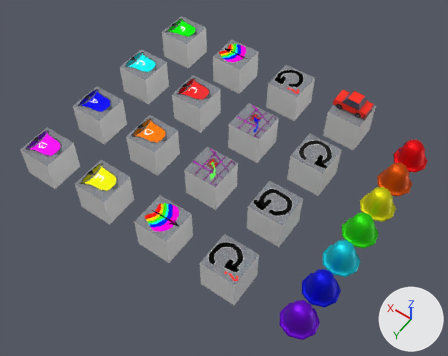
The Blender file models.blend, before and after one commit.
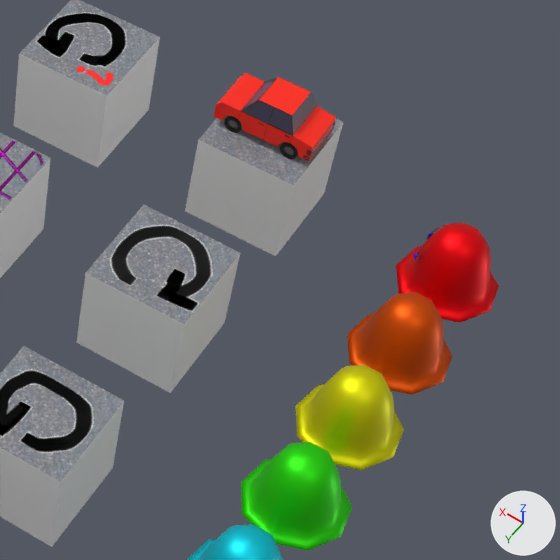
There are two pictures of each version: one whole from a 50 mm lens placed at (-3.75, 12.67, 13.65), pointed at (2.35, 4.14, 0.24), one close up on the part from 58% to 100% of the width and 18% to 71% of the height. The lights are fixed; the arrows at lower right show +X, +Y and +Z.

The first close-up shows 'bell C', 'bell D', 'bell E', 'bell F', 'bell G', 'car', 'cmd 00 empty', 'cmd 01 right', 'cmd 02 left', 'cmd 04 left if', 'cmd 05 take'.
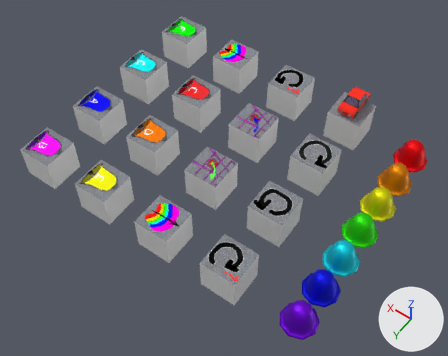
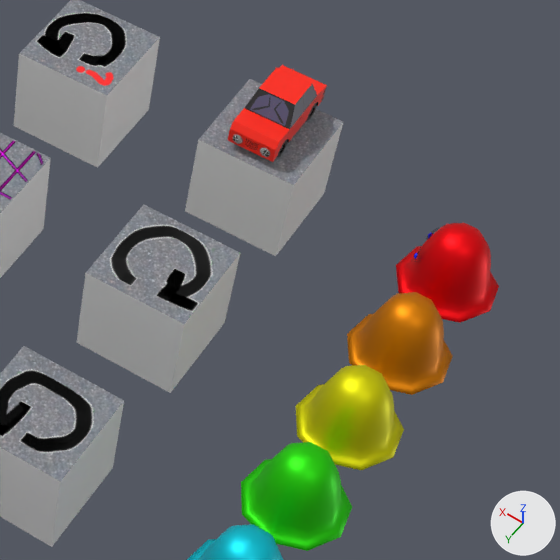
The newer file is also turned or shifted as a whole; pictures and numbers use the older file's frame.

Changed parts and their boxes [x1, y1, x2, y2] in the close-ups (560 x 560 px; the box of a moved part takes in the faces that stretch with it):
'car', reshaped, modifiers changed (19% narrower, 9% taller): before [214, 73, 336, 162]; after [228, 65, 327, 162]
'bell D', recoloured: [347, 292, 453, 395] in both
part 1 of me_car, moved or reshaped: before [280, 142, 298, 159]; after [277, 140, 287, 157]
part 2 of me_car, moved or reshaped: before [224, 116, 242, 133]; after [307, 103, 317, 121]
part 3 of me_car, moved or reshaped (not visible before): after [260, 147, 270, 157]
part 4 of me_car, added: after [233, 134, 243, 144]
part 5 of me_car, added (red): after [228, 65, 327, 162]
part 6 of me_car, deleted (red): before [214, 73, 336, 162]

The change, as a list of edits to the scene's bpy script:
```text
Change mat_bell_d:
    mat_bell_d.base_color: (0.8, 0.0945, 0.0) -> (0.8, 0.249, 0.0)  # orange #e75700 -> orange #e78900
Change me_car:
    used by ob_car; location = (0.5, 0.5, 1.0)
    remove me_car.from_pydata(...)  # 651 vertices, 552 faces; spans x -0.5..0.521, y 0.0..0.237, z 0.0..0.486
    add me_car.from_pydata(...)  # 1289 vertices, 1102 faces; spans x -0.233..0.24, y -0.566..0.455, z 0.0..0.486
    me_car part 1: the loose piece of 256 vertices spanning x -0.377..-0.197, y 0.168..0.228, z 0.0..0.18 is turned 90 degrees about the z axis through its middle, then moved by (0.093, 0.035, 0.0)
    me_car part 2: the loose piece of 256 vertices spanning x 0.209..0.389, y 0.168..0.228, z 0.0..0.18 is turned 90 degrees about the z axis through its middle, then moved by (-0.493, -0.552, 0.0)
    me_car part 3: the loose piece of 41 vertices spanning x 0.5..0.521, y 0.089..0.197, z 0.114..0.217 is turned 90 degrees about the z axis through its middle, then moved by (-0.65, 0.301, 0.0)
    me_car part 4: the loose piece of 41 vertices spanning x 0.5..0.521, y 0.089..0.197, z 0.114..0.217 is copied, and the copy is multiplied about its middle by the matrix ((0.0, 1.0, 0.0), (1.0, 0.0, 0.0), (0.0, 0.0, 1.0)), then moved by (-0.364, 0.301, 0.0); it spans x 0.092..0.201, y 0.434..0.455, z 0.114..0.217
    me_car part 5: a new loose piece of 183 vertices spanning x -0.233..0.24, y -0.566..0.434, z 0.089..0.486, in mat_car (picture img_car)
    me_car part 6
    98 vertices are removed from x -0.5..0.5, y 0.0..0.237, z 0.089..0.486
    60 faces are deleted
Change ob_car:
    remove _m = ob_car.modifiers.new('Mirror', 'MIRROR')
    remove _m.use_axis = (False, True, False)
    remove _m.use_clip = True
```
